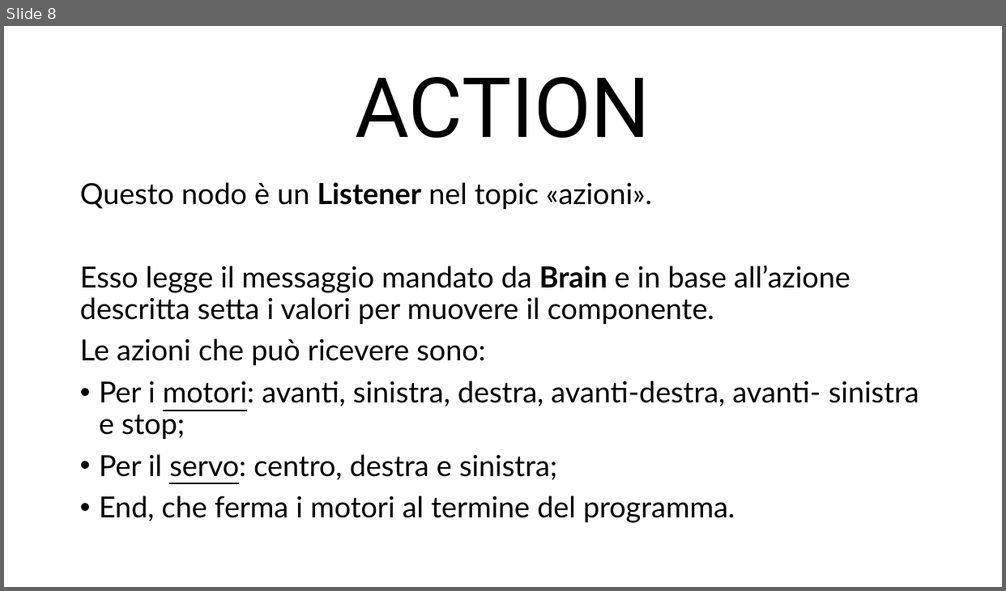
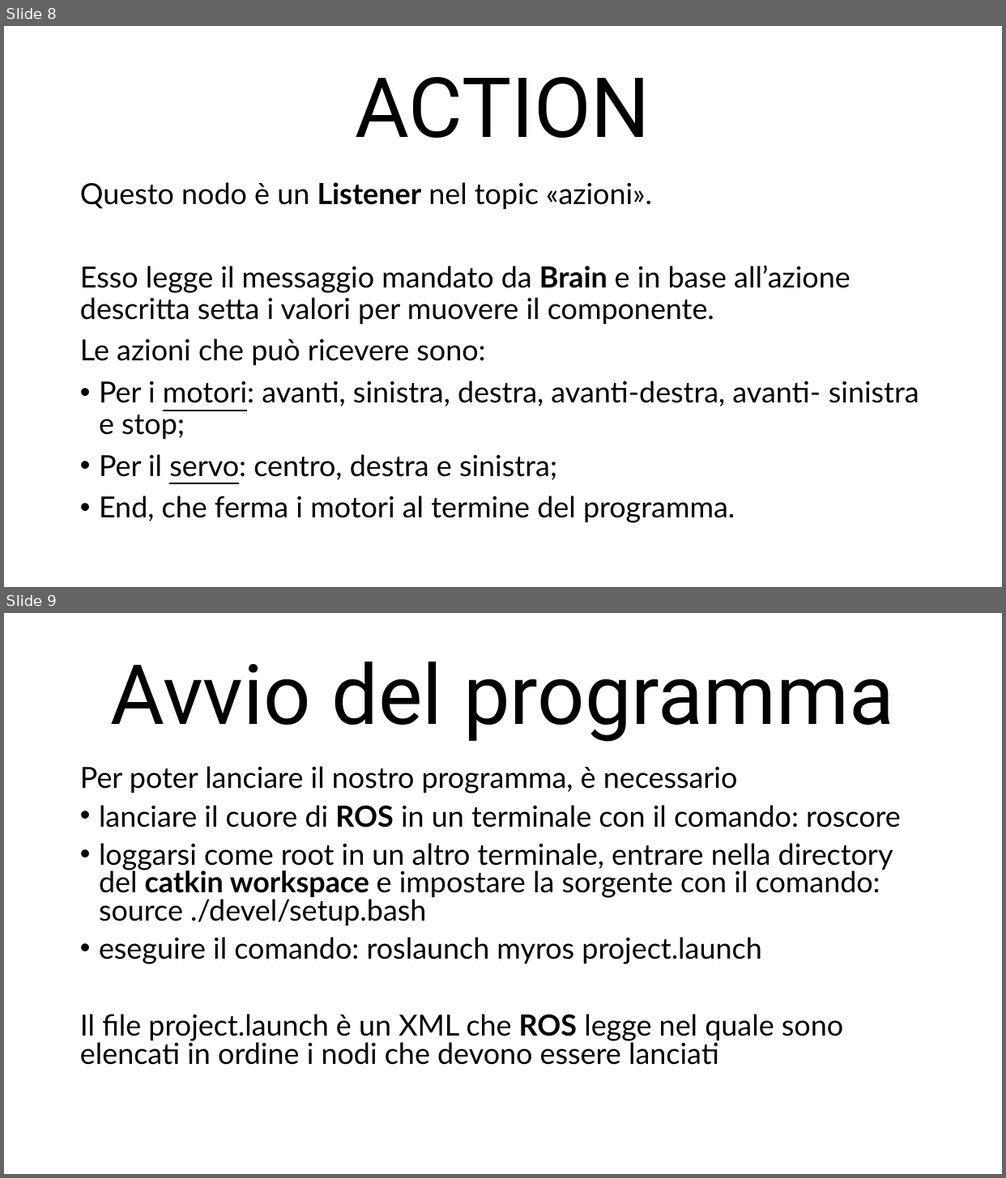
Before and after one commit to JessicaGiancola/Ros_Python_Project, a slide deck: Presentazione Ros Python.pptx. Shown one above the other, each under a label of ours: slide 8 before the commit, slides 8 and 9 after it. The pictures are 1006x591 and 1006x1178 pixels, drawn with LibreOffice and Linux fonts; fonts in the diff are those of the drawing. Boxes give left, top, right and bottom in pixels: in the first picture for what was removed or moved away, otherwise in the second. Text is boxed around its words. In the diff, an @@ line names an element or a change of style, - is before the commit and + after.

```diff
--- a/Presentazione Ros Python.pptx
+++ b/Presentazione Ros Python.pptx
@@ slide 9 added at (4,613,1002,1174), background #FFFFFF @@
@@ title added at (111,662,894,742), 80 pt, text #000000 @@
+Avvio del programma
@@ text added at (80,766,901,1065), 28 pt, text #000000 @@
+Per poter lanciare il nostro programma, è necessario
+• lanciare il cuore di ROS in un terminale con il comando: roscore
+• loggarsi come root in un altro terminale, entrare nella directory del catkin workspace e impostare la sorgente con il comando: source ./devel/setup.bash
+• eseguire il comando: roslaunch myros project.launch
+Il file project.launch è un XML che ROS legge nel quale sono elencati in ordine i nodi che devono essere lanciati
```
Also in this commit, not shown: 1 other slide added.
